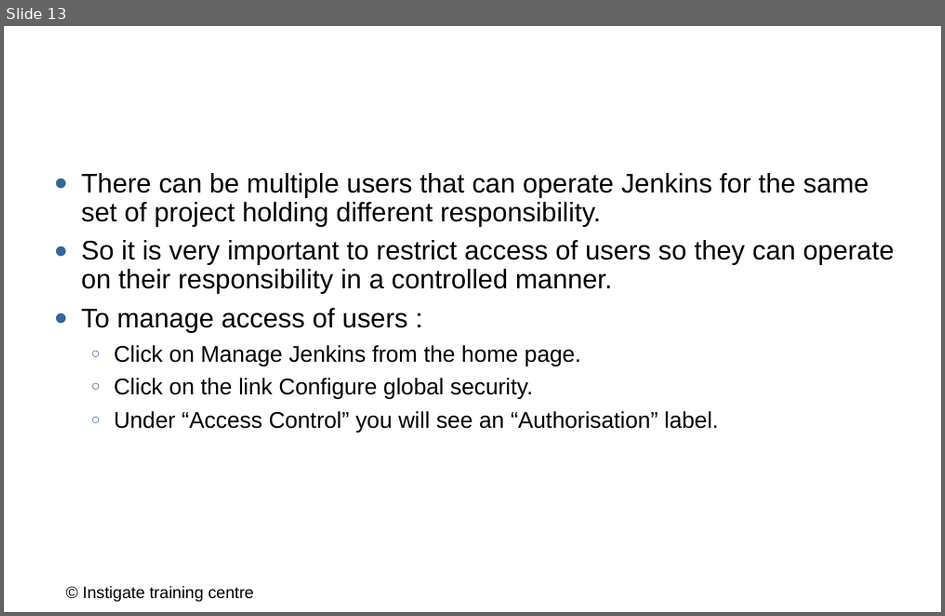
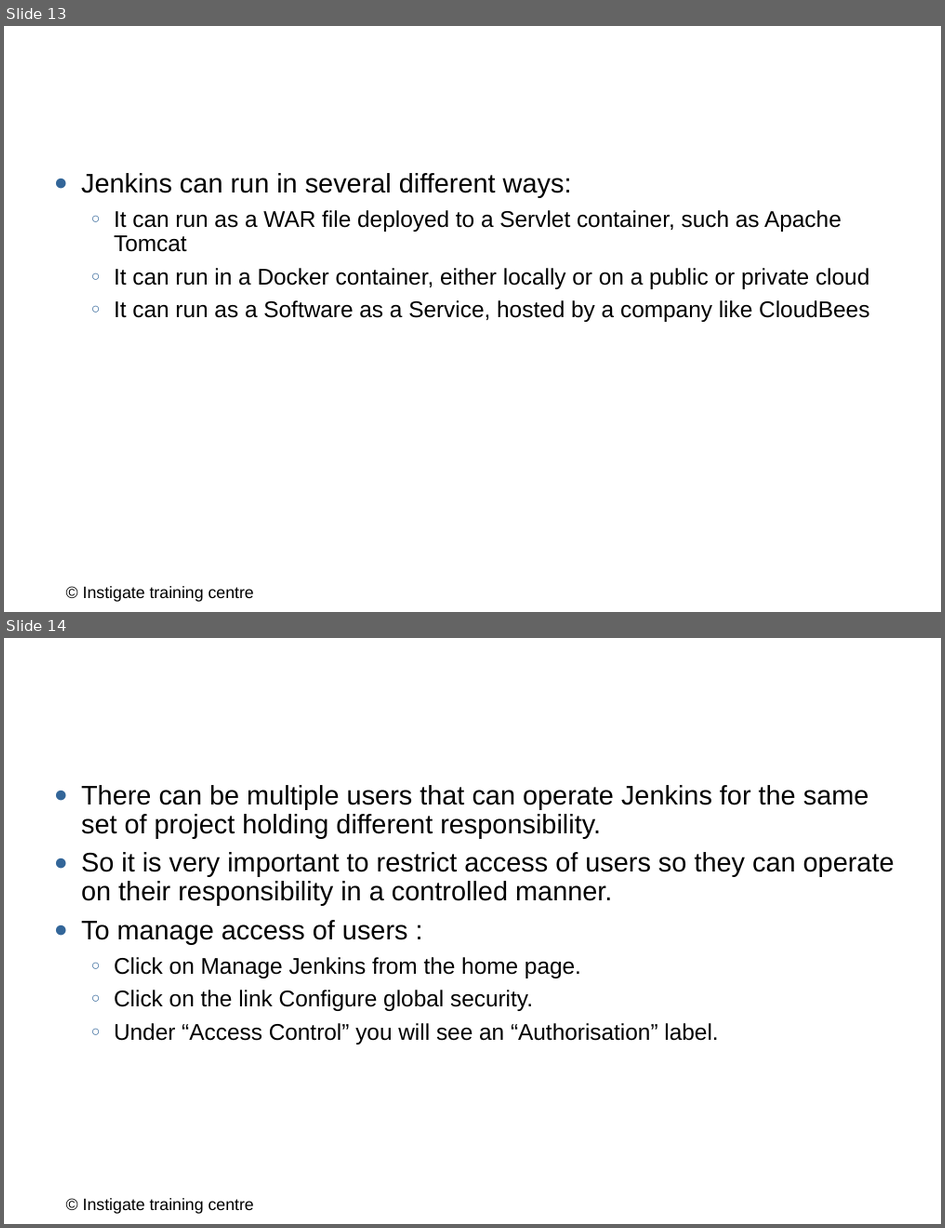
Before and after one commit to Araksya-Hambaryan/ITC-9, a slide deck: prensentations/scrum_testing_processes/Continuous_Integration.odp. Shown one above the other, each under a label of ours: slide 13 before the commit, slides 13 and 14 after it. The pictures are 945x616 and 945x1228 pixels, drawn with LibreOffice and Linux fonts; fonts in the diff are those of the drawing; background and template pictures are left out. Boxes give left, top, right and bottom in pixels: in the first picture for what was removed or moved away, otherwise in the second. Text is boxed around its words. In the diff, an @@ line names an element or a change of style, - is before the commit and + after.

Commit message:
Updated CI presentation

```diff
--- a/prensentations/scrum_testing_processes/Continuous_Integration.odp
+++ b/prensentations/scrum_testing_processes/Continuous_Integration.odp
@@ slide 13 added at <box>4,26,941,612</box>, background #FFFFFF; not listed: 1 template element that a slide beside it also shows @@
@@ title added at <box>81,173,172,193</box>, 38 pt, text #FFFFFF @@
+Installing and Configuring Jenkins...
@@ text added at <box>114,173,870,322</box>, 22 pt, text #000000 @@
+● Jenkins can run in several different ways:
+  ○ It can run as a WAR file deployed to a Servlet container, such as Apache Tomcat
+  ○ It can run in a Docker container, either locally or on a public or private cloud
+  ○ It can run as a Software as a Service, hosted by a company like CloudBees
@@ what was slide 13 is now slide 14 @@
```
